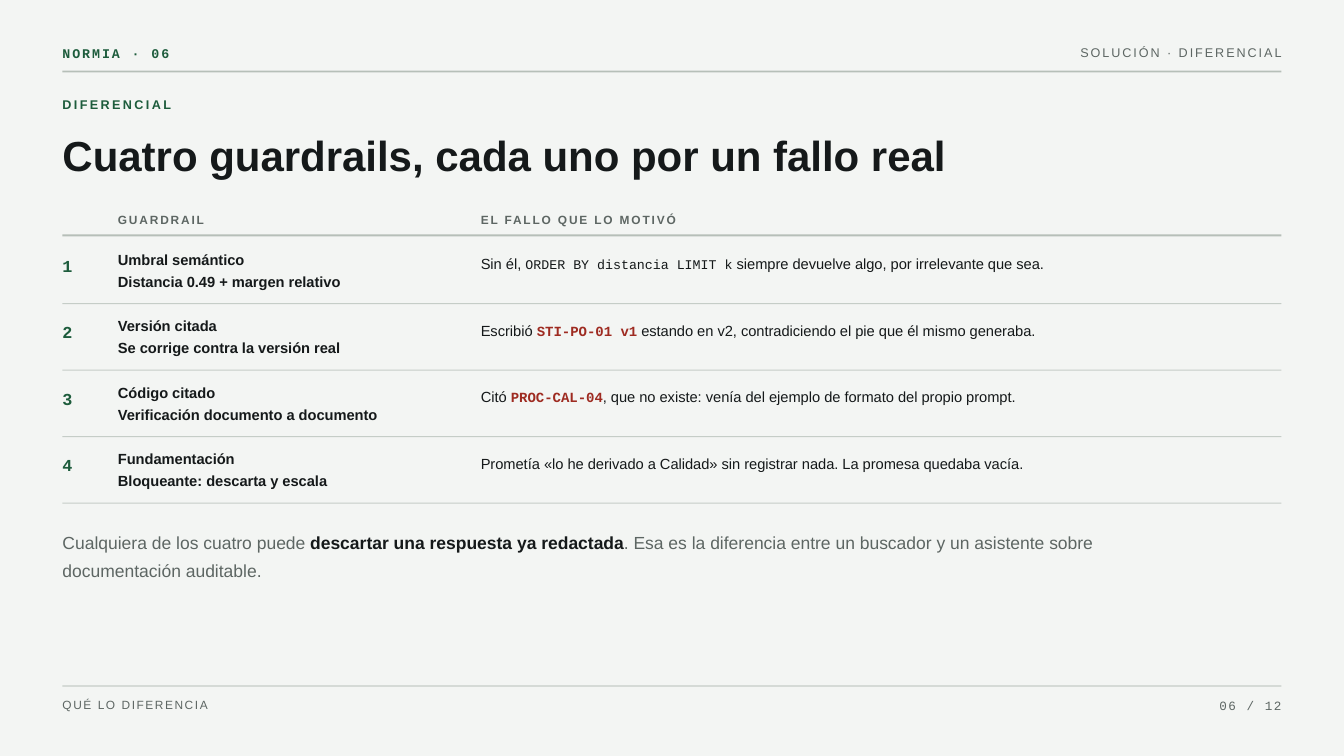
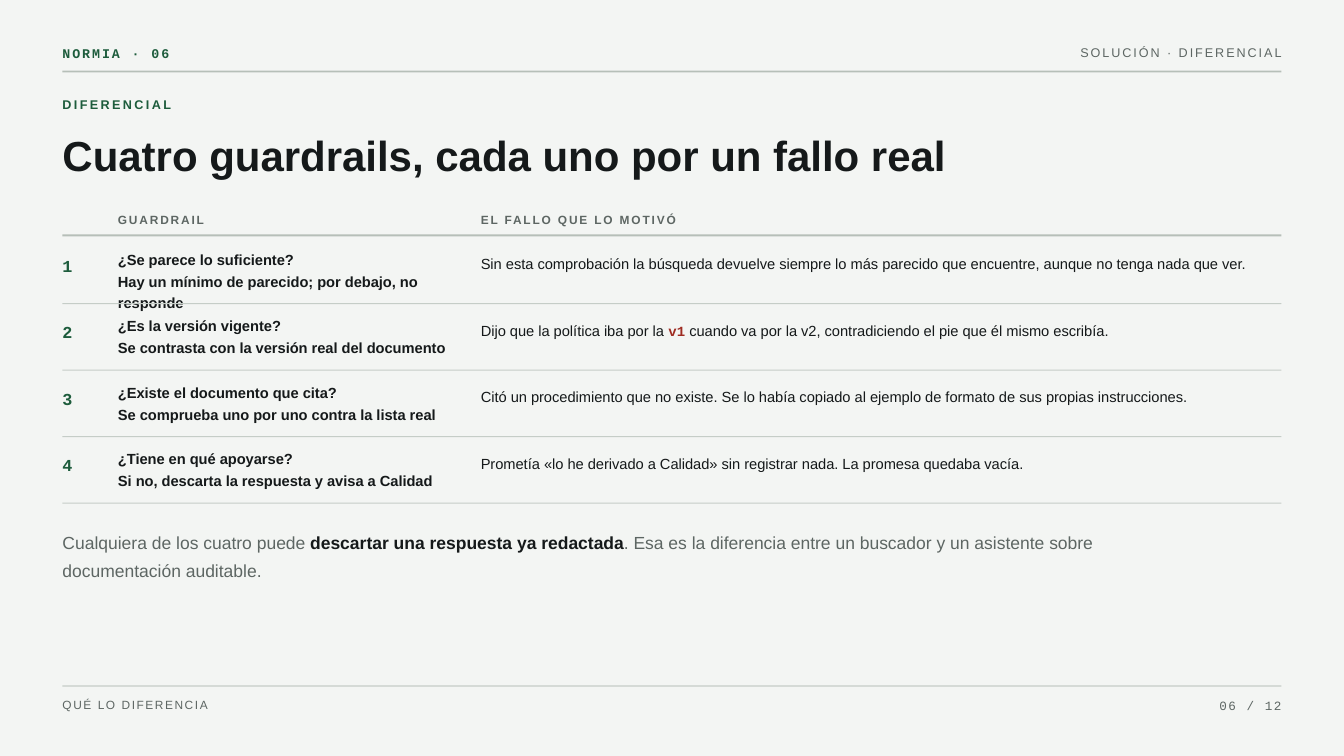
Before and after one commit to klauzirrazabal-max/normia-chatbot-iso, a slide deck: slide 6 of docs/NormIA.pptx. Drawn at 1344x756 pixels with LibreOffice and Linux fonts; fonts in the diff are those of the drawing. Boxes give left, top, right and bottom in pixels: in the first picture for what was removed or moved away, otherwise in the second. Text is boxed around its words. In the diff, an @@ line names an element or a change of style, - is before the commit and + after.

```diff
--- a/docs/NormIA.pptx
+++ b/docs/NormIA.pptx
@@ text at box(118, 254, 418, 311): text changed @@
-Umbral semántico
-Distancia 0.49 + margen relativo
+¿Se parece lo suficiente?
+Hay un mínimo de parecido; por debajo, no responde
@@ text at box(481, 258, 1246, 272): text changed @@
-Sin él, ORDER BY distancia LIMIT k siempre devuelve algo, por irrelevante que sea.
+Sin esta comprobación la búsqueda devuelve siempre lo más parecido que encuentre, aunque no tenga nada que ver.
@@ text at box(118, 320, 446, 353): text changed @@
-Versión citada
-Se corrige contra la versión real
+¿Es la versión vigente?
+Se contrasta con la versión real del documento
@@ text at box(481, 325, 1108, 339): text changed @@
-Escribió STI-PO-01 v1 estando en v2, contradiciendo el pie que él mismo generaba.
+Dijo que la política iba por la v1 cuando va por la v2, contradiciendo el pie que él mismo escribía.
@@ text at box(118, 387, 436, 423): text changed @@
-Código citado
-Verificación documento a documento
+¿Existe el documento que cita?
+Se comprueba uno por uno contra la lista real
@@ text at box(481, 391, 1187, 405): text changed @@
-Citó PROC-CAL-04, que no existe: venía del ejemplo de formato del propio prompt.
+Citó un procedimiento que no existe. Se lo había copiado al ejemplo de formato de sus propias instrucciones.
@@ text at box(118, 453, 433, 489): text changed @@
-Fundamentación
-Bloqueante: descarta y escala
+¿Tiene en qué apoyarse?
+Si no, descarta la respuesta y avisa a Calidad
```
Also in this commit, not shown: 5 other slides changed, 4 other files.
